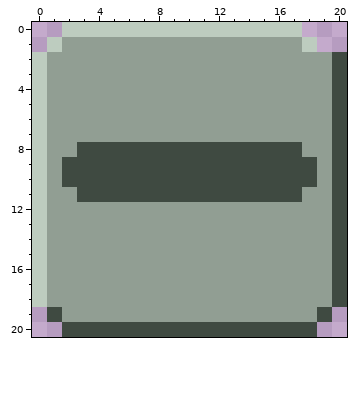
One commit to this pixel-art sprite: assets/reduce_button.png. The first picture shows the starting point.
The file is 168x168 pixels, drawn in blocks of 8x8; one block is one cell here.
The result:
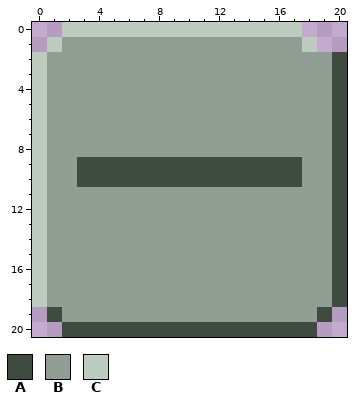
Palette (. is transparent): A #3f4a41  B #919e93  C #bdccbf
Diff:
{"y":8,"x":3,"old":"AAAAAAAAAAAAAAA","new":"BBBBBBBBBBBBBBB"}
{"y":9,"x":2,"old":"A","new":"B"}
{"y":9,"x":18,"old":"A","new":"B"}
{"y":10,"x":2,"old":"A","new":"B"}
{"y":10,"x":18,"old":"A","new":"B"}
{"y":11,"x":3,"old":"AAAAAAAAAAAAAAA","new":"BBBBBBBBBBBBBBB"}
{"label":"changed","picture_box":[62,142,317,202]}
